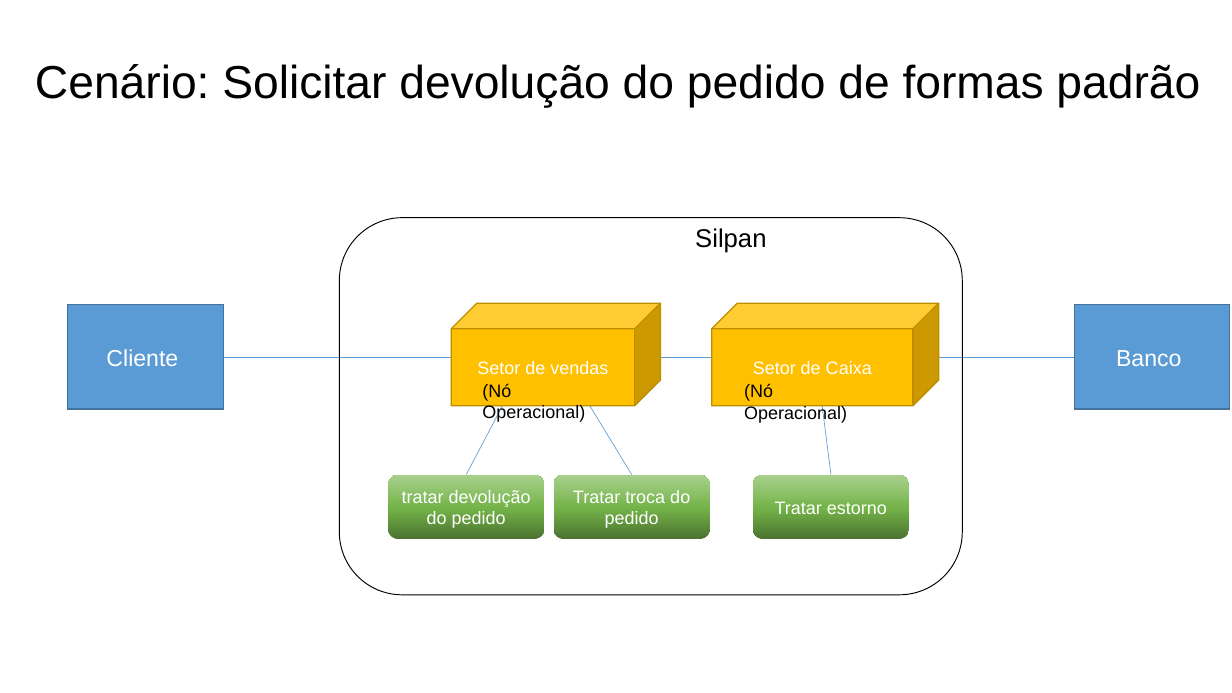
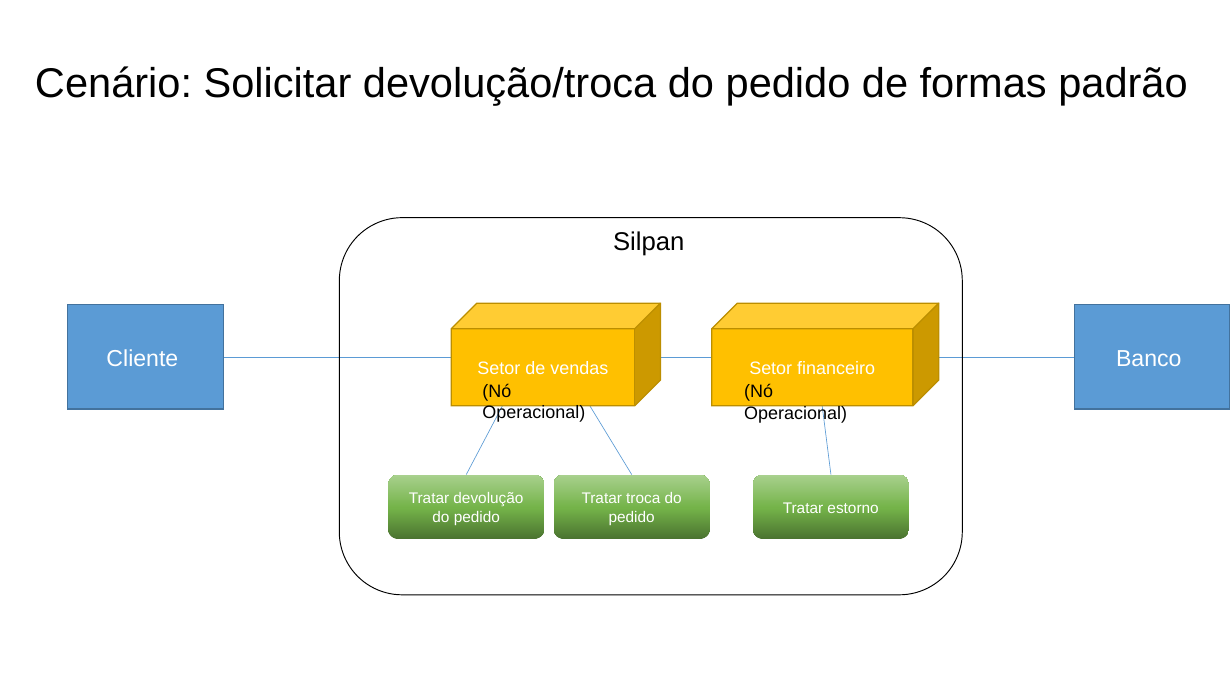
Before and after one commit to Systematicos/FindingApp, a slide deck: slide 6 of Documentation/15._Arquitetura_de_Negócio_para_cada_Cenário.pptx. Drawn at 1232x693 pixels with LibreOffice and Linux fonts; fonts in the diff are those of the drawing. Boxes give left, top, right and bottom in pixels: in the first picture for what was removed or moved away, otherwise in the second. Text is boxed around its words. In the diff, an @@ line names an element or a change of style, - is before the commit and + after.

```diff
--- a/Documentation/15._Arquitetura_de_Negócio_para_cada_Cenário.pptx
+++ b/Documentation/15._Arquitetura_de_Negócio_para_cada_Cenário.pptx
@@ title at [35, 66, 1187, 105]: text changed; size 36 to 32.4 pt @@
-Cenário: Solicitar devolução do pedido de formas padrão
+Cenário: Solicitar devolução/troca do pedido de formas padrão
@@ text "Silpan": place and size @@
-text "Silpan" at [695, 228, 766, 253]
+text "Silpan" at [613, 231, 684, 256]
@@ text in cube at [749, 361, 875, 374]: text changed @@
-Setor de Caixa
+Setor financeiro
@@ rounded rectangle "Tratar troca do pedido" at [554, 475, 710, 540]: size 14 to 12 pt @@
@@ rounded rectangle "Tratar estorno" at [753, 475, 909, 540]: size 14 to 12 pt @@
@@ text in rounded rectangle at [409, 492, 523, 525]: text changed; size 14 to 12 pt @@
-tratar devolução do pedido
+Tratar devolução do pedido
```
Also in this commit, not shown: 6 other slides changed, 9 other files.
